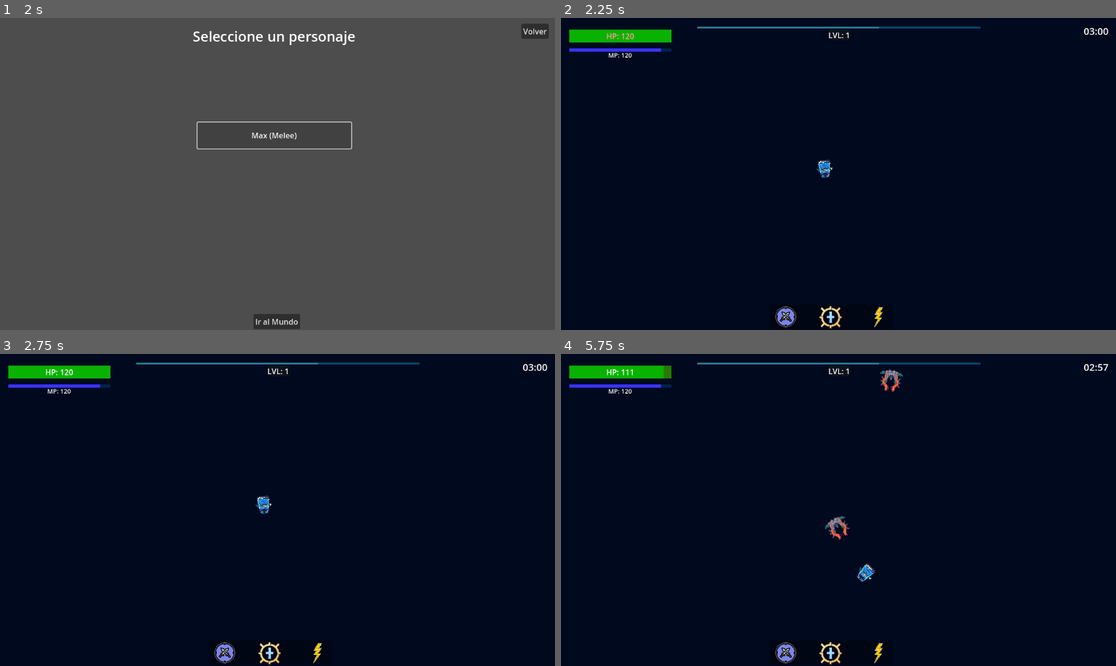
Above: before the commit, frames 1-4 (two rows, left to right).
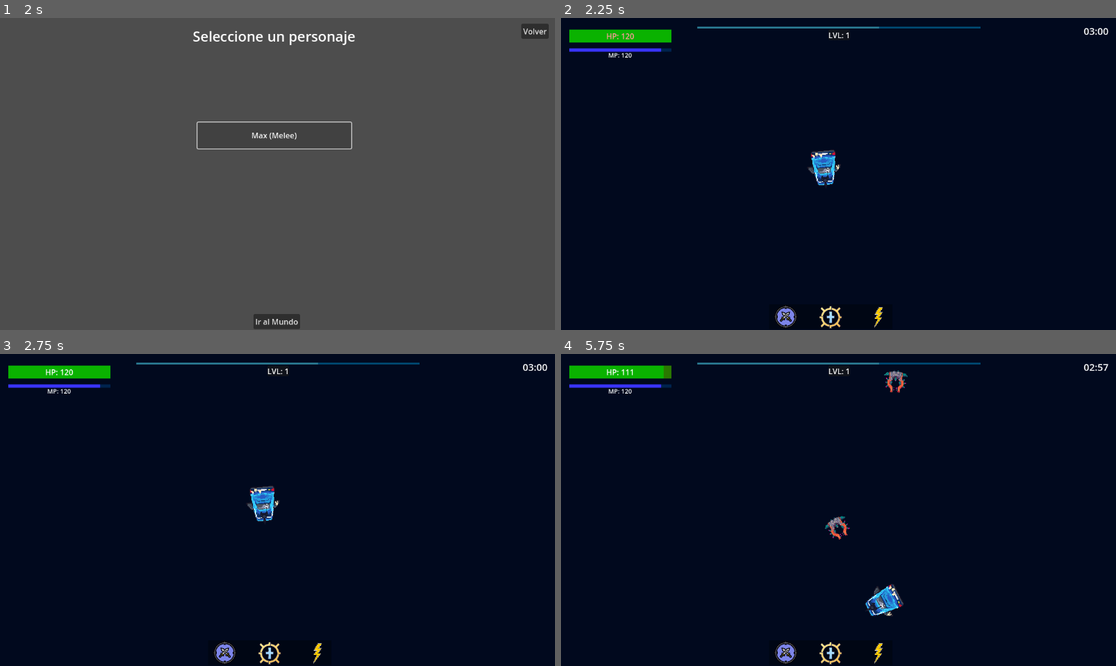
Above: after the commit, the same moments.

Repository: bkerz/VoidShips
Game: Godot game, scene res://Scenes/GUI_UI/MainUI/mainMenu.tscn
Two runs of this game, one before a commit and one after it. Both use one fixed random seed, a clock stepped at 60 frames per second and the inputs below. The engine's default icon, where the game draws it, is replaced by a stand-in: a white triangle on a blue panel in a dark square.
Inputs (mouse positions are in pixels of both pictures, inside the frame that each line leads up to):
- Up to frame 1 (2 s): click "Jugar" at 0.5 s; click "Max (Melee)" at 1.25 s
- Up to frame 2 (2.25 s): click "Ir al Mundo" at 2 s
- Up to frame 3 (2.75 s): no input
- Up to frame 4 (5.75 s): click (788, 653) at 2.75 s; click (832, 653) at 3.5 s; click (877, 653) at 4.25 s; click (788, 653) at 5 s

Frame 1 is identical in both runs. In frame 2, 0.4% of the frame differs, in the area x 44-51%, y 42-54%; in frame 3, 0.4%; in frame 4, 0.8%, in the area x 53-63%, y 4-84%.

Commit message:
adjust min

Diff:
--- a/Scenes/Players/Max´s/MaxPlayerScript.gd
+++ b/Scenes/Players/Max´s/MaxPlayerScript.gd
@@ -58,7 +58,8 @@
 #Instancia y "dispara" una escena de bullet dandosela como hijo a su padre
 func shootBullet():
 	var bulletInstance= bulletPath.instantiate()
-	#bulletInstance.aimPos = get_local_mouse_position()
+	bulletInstance.maxDamage= ataqueMaximo
+	bulletInstance.minDamage= ataqueMinimo
 	bulletInstance.position= $".".position
 	get_parent().add_child(bulletInstance)
 
--- a/Scenes/Players/Max´s/max_player.tscn
+++ b/Scenes/Players/Max´s/max_player.tscn
@@ -52,7 +52,6 @@
 size = Vector2(66, 42)
 
 [node name="MaxPlayer" type="CharacterBody2D" groups=["playerGroup"]]
-scale = Vector2(0.5, 0.5)
 collision_mask = 8
 script = ExtResource("1_s5sgb")
 
